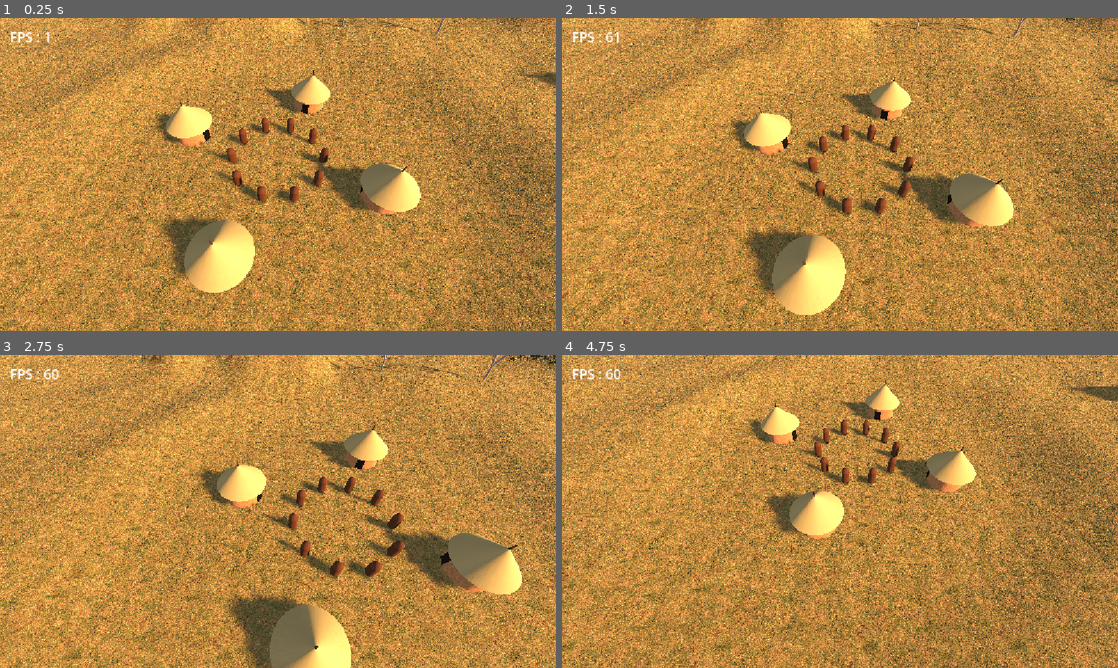
Above: before the commit, frames 1-4 (two rows, left to right).
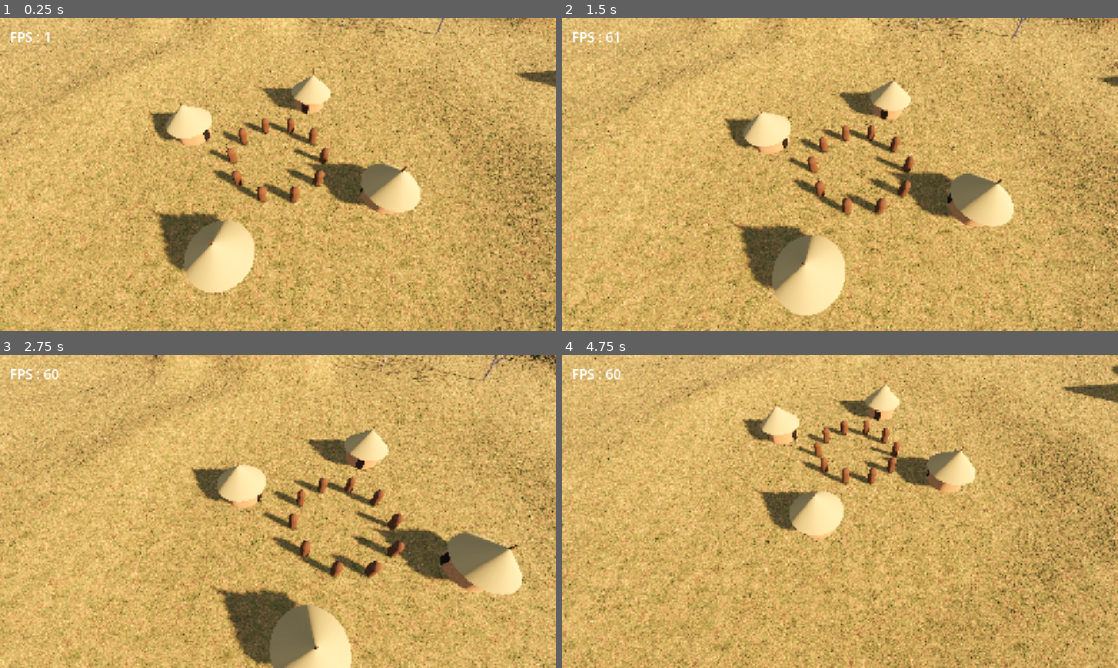
Above: after the commit, the same moments.

Repository: barroapk/faso-kanou
Game: Godot game, scene res://scenes/main.tscn
Two runs of this game, one before a commit and one after it. Both use one fixed random seed, a clock stepped at 60 frames per second and the inputs below. A sky picture missing from this copy of the repository is replaced by a grey-blue gradient.
Inputs (mouse positions are in pixels of both pictures, inside the frame that each line leads up to):
- Up to frame 1 (0.25 s): no input
- Up to frame 2 (1.5 s): tap Enter at 0.5 s; move the mouse to (962, 158) at 0.52 s; click (962, 158) at 0.67 s; tap Space at 1.25 s; drag from (728, 190) to (812, 237) at 1.27 s
- Up to frame 3 (2.75 s): tap Enter at 2 s; move the mouse to (333, 442) at 2.02 s; click (333, 442) at 2.17 s
- Up to frame 4 (4.75 s): tap Space at 2.75, 4.25 s; drag from (812, 574) to (673, 464) at 2.77 s; tap Enter at 3.5 s; move the mouse to (1006, 558) at 3.52 s; click (1006, 558) at 3.67 s; drag from (673, 464) to (756, 433) at 4.27 s

The runs differ from the first frame. In frame 1, 86% of the frame differs, in the area x 0-100%, y 0-100%; in frame 2, 85%; in frame 3, 84%; in frame 4, 86%.

Commit message:
Résolution 3D à 70% et ombres allégées

Diff:
--- a/scripts/main.gd
+++ b/scripts/main.gd
@@ -3,6 +3,8 @@
 var terrain
 
 func _ready() -> void:
+    get_viewport().scaling_3d_scale = 0.7
+    RenderingServer.directional_shadow_atlas_set_size(2048, true)
     _creer_ciel()
     _creer_soleil()
     _creer_mer()
